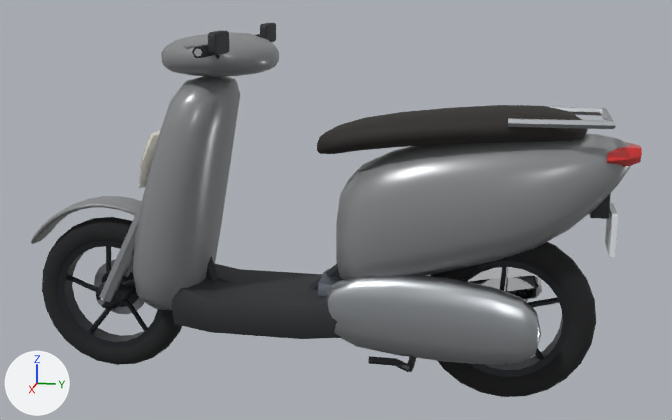
The glTF model assets/world/scooter_tay_ga_1.mid.glb, before and after one commit.
The view is the same before and after, from a camera (50 mm lens) standing at (2.685, 0.652, 1.231) and looking at (-0.014, 0.112, 0.556). The lights are fixed; the arrows at lower left show +X, +Y and +Z. The first picture is the older version. Where no turn or scale is listed for an object, it has been applied to the vertices. Vertices at exactly the same position are counted once.

Objects in the first picture: 'engine', 'fork', 'front_wheel', 'honda_vision_110', 'rear_wheel', 'seat', 'stand'.
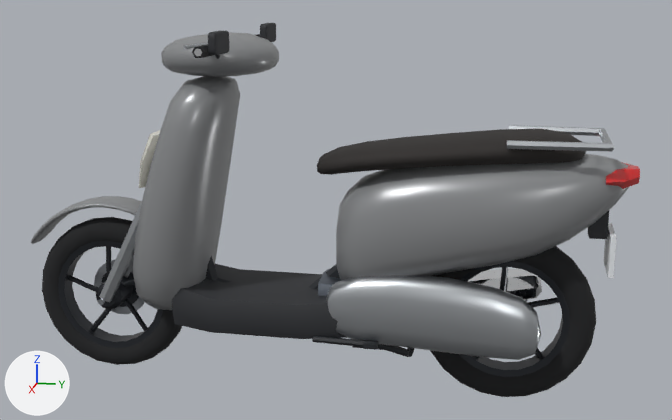
Pixel boxes (x1, y1, x2, y2) of what changed, in the pictures (672 x 420 px; the box of a moved part takes in the faces that stretch with it):
'honda_vision_110', reshaped: before (133, 76, 642, 339); after (133, 76, 640, 339)
'engine', reshaped: before (318, 268, 542, 365); after (318, 268, 542, 360)
'seat', reshaped, moved: before (317, 105, 588, 154); after (317, 128, 586, 175)
'stand', reshaped, moved: before (368, 356, 416, 372); after (352, 344, 415, 357)
'side_stand', added (black): after (312, 336, 379, 350)
part 1 of me_honda_vision_110, moved or reshaped: before (508, 106, 616, 129); after (507, 125, 614, 152)
part 2 of me_honda_vision_110, moved or reshaped: before (607, 142, 642, 167); after (606, 162, 640, 189)
part 3 of me_honda_vision_110, moved or reshaped: before (589, 193, 611, 219); after (588, 211, 609, 239)
part 4 of me_honda_vision_110, moved or reshaped: before (605, 203, 618, 258); after (604, 223, 617, 278)
part 5 of me_honda_vision_110, moved or reshaped: before (336, 134, 630, 280); after (336, 154, 629, 280)
part 6 of me_seat, moved or reshaped: before (317, 105, 585, 154); after (317, 128, 583, 175)
part 7 of me_engine, moved or reshaped: before (335, 275, 537, 365); after (336, 275, 537, 360)
part 8 of me_stand, moved or reshaped: before (407, 357, 416, 372); after (407, 347, 415, 357)
part 9 of me_stand, moved or reshaped: before (368, 356, 410, 372); after (352, 344, 410, 357)

What changed in the scene script:
```text
Change me_honda_vision_110:
    where me_honda_vision_110.from_pydata(...)  # 482 vertices, 924 faces; spans x -0.192..0.192, y -0.518..0.98, z 0.19..0.96
    used by ob_honda_vision_110; location = (0.0, 0.0, 0.0)
    me_honda_vision_110 part 1: the loose piece of 24 vertices spanning x -0.152..0.152, y 0.615..0.897, z 0.85..0.87 is moved by (0.0, 0.0, -0.06)
    me_honda_vision_110 part 2: the loose piece of 18 vertices spanning x -0.1..0.1, y 0.886..0.98, z 0.728..0.787 is moved by (0.0, 0.0, -0.06)
    me_honda_vision_110 part 3: the loose piece of 8 vertices spanning x -0.035..0.035, y 0.855..0.905, z 0.58..0.72 is scaled about its middle by (1, 1, 1.07), then moved by (0.0, 0.0, -0.055)
    me_honda_vision_110 part 4: the loose piece of 8 vertices spanning x -0.08..0.08, y 0.91..0.925, z 0.48..0.6 is moved by (0.0, 0.0, -0.06)
    me_honda_vision_110 part 5: 178 of 482 vertices moved; they spanned x -0.165..0.165, y 0.116..0.965, z 0.328..0.814 and now span x -0.165..0.165, y 0.116..0.965, z 0.327..0.755; mean shift (0.0, 0.0, -0.037); largest move (0.0, 0.965, 0.76) -> (0.0, 0.965, 0.7)
Change me_seat:
    used by ob_seat; location = (0.0, 0.056, 0.79)
    remove me_seat.from_pydata(...)  # 146 vertices, 288 faces; spans x -0.141..0.141, y 0.0..0.78, z -0.057..0.095
    add me_seat.from_pydata(...)  # 146 vertices, 288 faces; spans x -0.141..0.141, y 0.0..0.78, z -0.057..0.089
    me_seat part 6: 105 of 146 vertices moved; they spanned x -0.141..0.141, y 0.015..0.758, z -0.045..0.095 and now span x -0.141..0.141, y 0.015..0.758, z -0.046..0.089; mean shift (0.0, 0.0, -0.006); largest move (0.0, 0.25, 0.066) -> (0.0, 0.25, 0.049)
Change me_engine:
    used by ob_engine; location = (0.0, 0.135, 0.3)
    remove me_engine.from_pydata(...)  # 722 vertices, 1424 faces; spans x -0.188..0.171, y -0.06..0.607, z -0.224..0.106
    add me_engine.from_pydata(...)  # 722 vertices, 1424 faces; spans x -0.188..0.171, y -0.06..0.607, z -0.224..0.107
    me_engine part 7: 99 of 722 vertices moved; they spanned x 0.059..0.171, y -0.013..0.585, z -0.15..0.101 and now span x 0.059..0.171, y -0.013..0.585, z -0.128..0.102; mean shift (0.0, 0.0, 0.01); largest move (0.115, 0.33, -0.15) -> (0.115, 0.33, -0.12)
Change me_stand:
    used by ob_stand; location = (0.0, 0.235, 0.125)
    remove me_stand.from_pydata(...)  # 48 vertices, 84 faces; spans x -0.13..0.13, y 0.0..0.136, z -0.02..0.01
    add me_stand.from_pydata(...)  # 48 vertices, 84 faces; spans x -0.131..0.131, y 0.0..0.184, z -0.02..0.01
    me_stand part 8: the loose piece of 12 vertices spanning x -0.12..0.12, y 0.114..0.136, z -0.02..0.0 is moved by (0.0, 0.048, 0.0)
    me_stand part 9: 12 vertices moved from x 0.089..0.13, y 0.078..0.129, z -0.02..0.01 to x 0.089..0.131, y 0.099..0.176, z -0.02..0.01
    other edits to the shape of me_stand do not show in these pictures
Add me_side_stand:
    me_side_stand.from_pydata(...)  # 20 vertices, 32 faces; spans x -0.01..0.03, y -0.001..0.195, z -0.009..0.009
    me_side_stand.materials.append(mat_black)  # black #1f2328
Change ob_seat:
    ob_seat.location: (0.0, 0.056, 0.79) -> (0.0, 0.056, 0.73)
Change ob_stand:
    ob_stand.location: (0.0, 0.235, 0.125) -> (0.0, 0.185, 0.173)
Add ob_side_stand:
    ob_side_stand = bpy.data.objects.new('side_stand', me_side_stand)
    ob_side_stand.location = (0.15, 0.075, 0.2)
```
